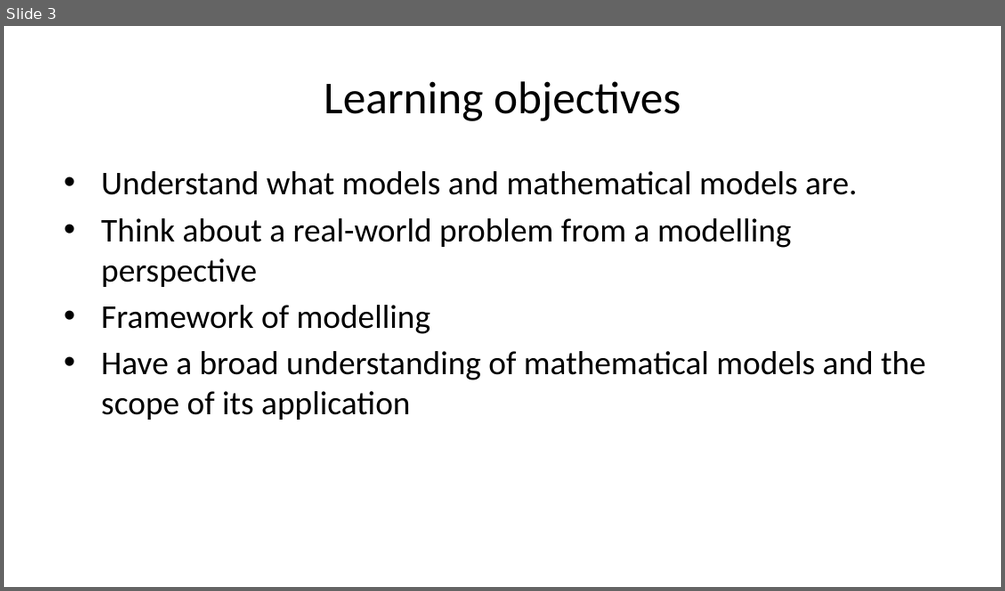
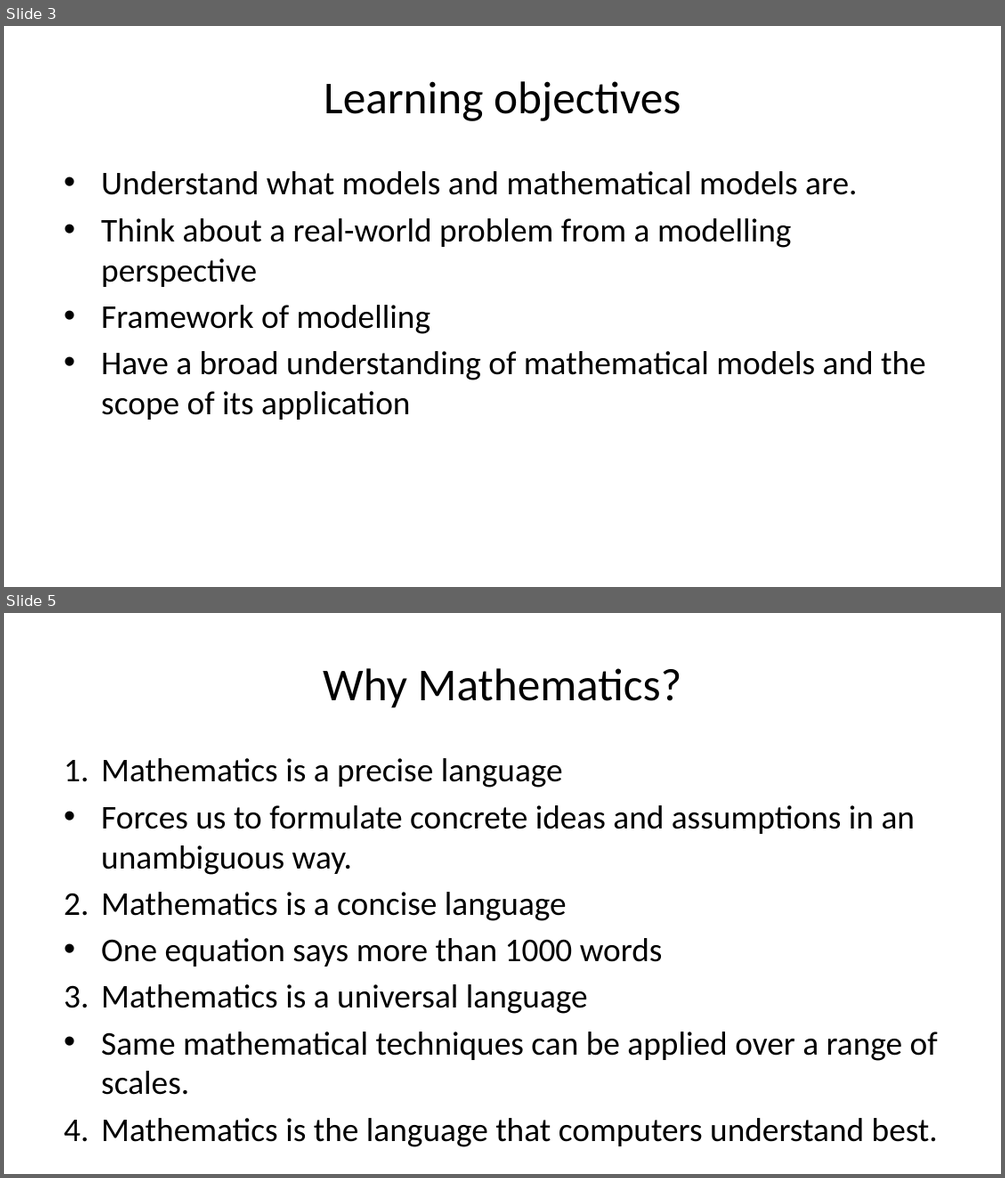
Before and after one commit to joe-alcantara/FP041, a slide deck: week3d.pptx. Shown one above the other, each under a label of ours: slide 3 before the commit, slides 3 and 5 after it; the slides between them are not shown. The pictures are 1005x591 and 1005x1178 pixels, drawn with LibreOffice and Linux fonts; fonts in the diff are those of the drawing. Boxes give left, top, right and bottom in pixels: in the first picture for what was removed or moved away, otherwise in the second. Text is boxed around its words. In the diff, an @@ line names an element or a change of style, - is before the commit and + after.

```diff
--- a/week3d.pptx
+++ b/week3d.pptx
@@ slide 5 added at bbox=[4, 613, 1001, 1174], background #FFFFFF @@
@@ title added at bbox=[323, 668, 682, 708], 33 pt, text #000000 @@
+Why Mathematics?
@@ text added at bbox=[101, 758, 938, 1147], 24 pt, text #000000 @@
+1. Mathematics is a precise language
+• Forces us to formulate concrete ideas and assumptions in an unambiguous way.
+2. Mathematics is a concise language
+• One equation says more than 1000 words
+3. Mathematics is a universal language
+• Same mathematical techniques can be applied over a range of scales.
+4. Mathematics is the language that computers understand best.
```
Also in this commit, not shown: 18 other slides added, 1 other file.
